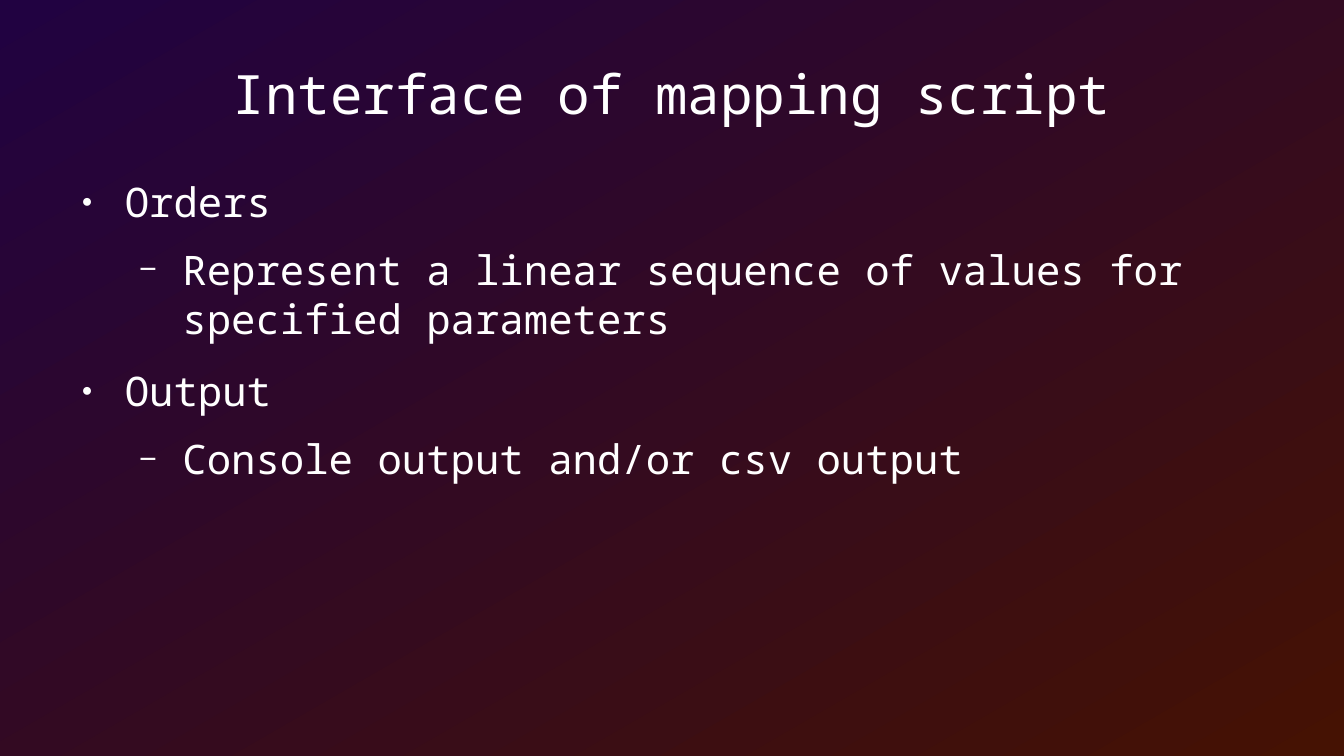
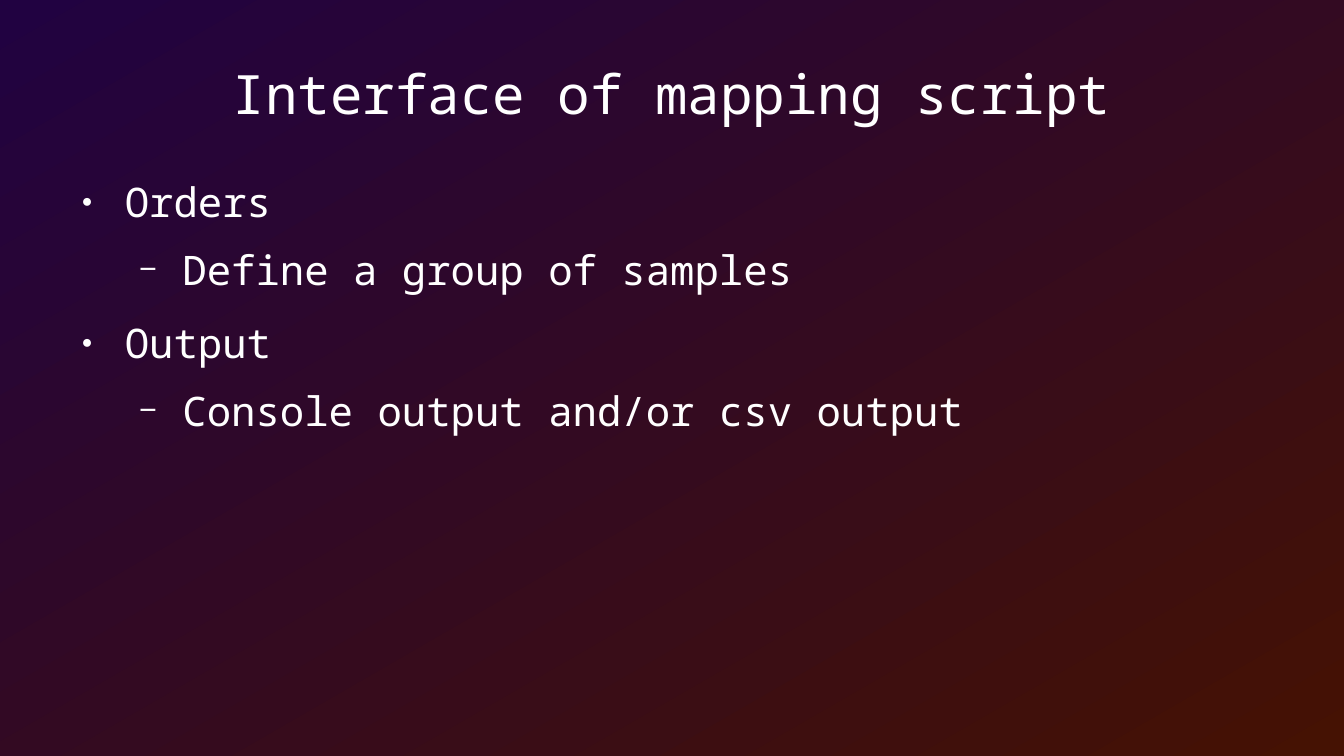
Before and after one commit to SamAllen06/lake_temp_work, a slide deck: slide 8 of documentation/lake_temperature.odp. Drawn at 1344x756 pixels with LibreOffice and Linux fonts; fonts in the diff are those of the drawing. Boxes give left, top, right and bottom in pixels: in the first picture for what was removed or moved away, otherwise in the second. Text is boxed around its words. In the diff, an @@ line names an element or a change of style, - is before the commit and + after.

```diff
--- a/documentation/lake_temperature.odp
+++ b/documentation/lake_temperature.odp
@@ text at <box>182,254,792,295</box>: text changed @@
-  − Represent a linear sequence of values for specified parameters
+  − Define a group of samples
```
Also in this commit, not shown: 1 other slide changed, 2 slides added, 1 other file.
